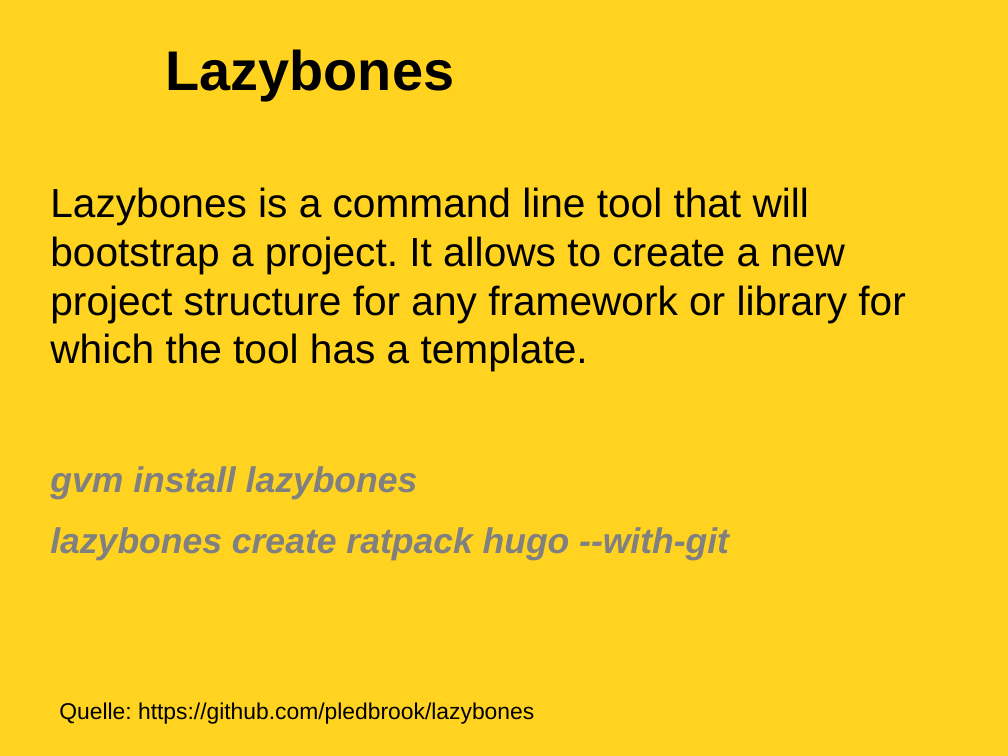
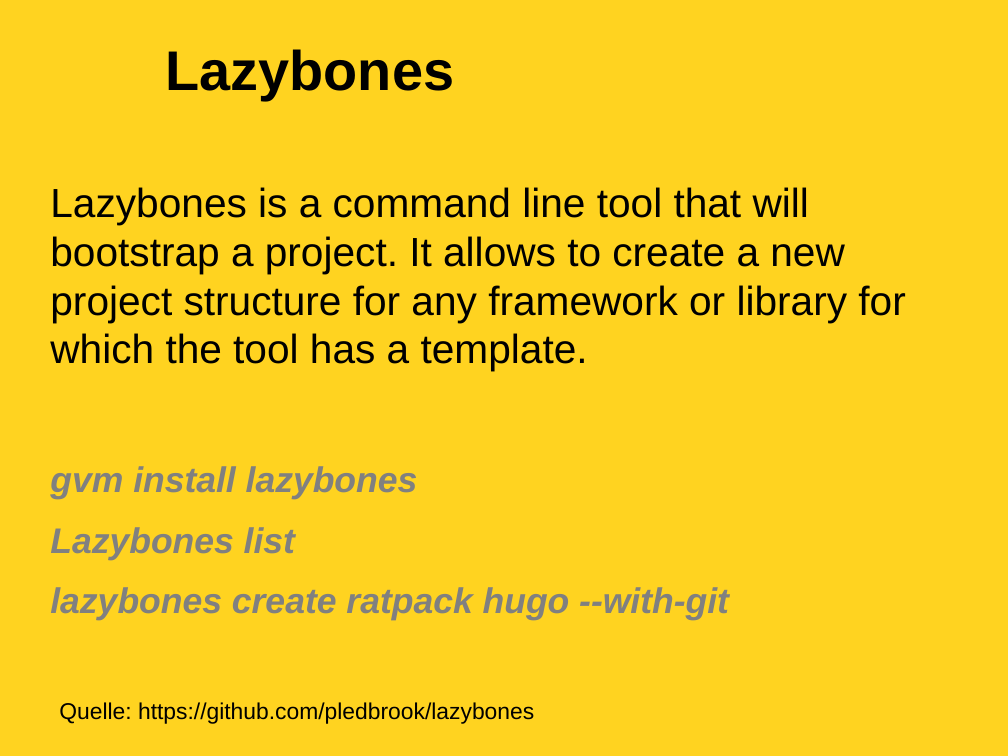
Before and after one commit to soehmann/academy, a slide deck: slide 14 of groovy-academy.odp. Drawn at 1008x756 pixels with LibreOffice and Linux fonts; fonts in the diff are those of the drawing; background and template pictures are left out. Boxes give left, top, right and bottom in pixels: in the first picture for what was removed or moved away, otherwise in the second. Text is boxed around its words. In the diff, an @@ line names an element or a change of style, - is before the commit and + after.

```diff
--- a/groovy-academy.odp
+++ b/groovy-academy.odp
@@ text at <box>50,527,295,560</box>: paragraph added @@
+Lazybones list
```
Also in this commit, not shown: 2 other slides changed, 2 slides added, 1 other file.
